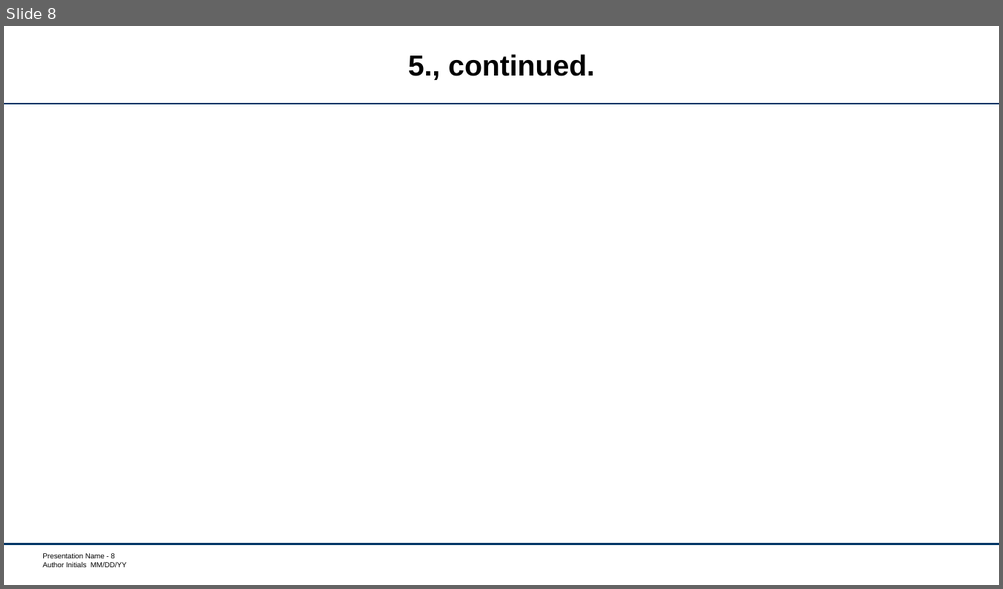
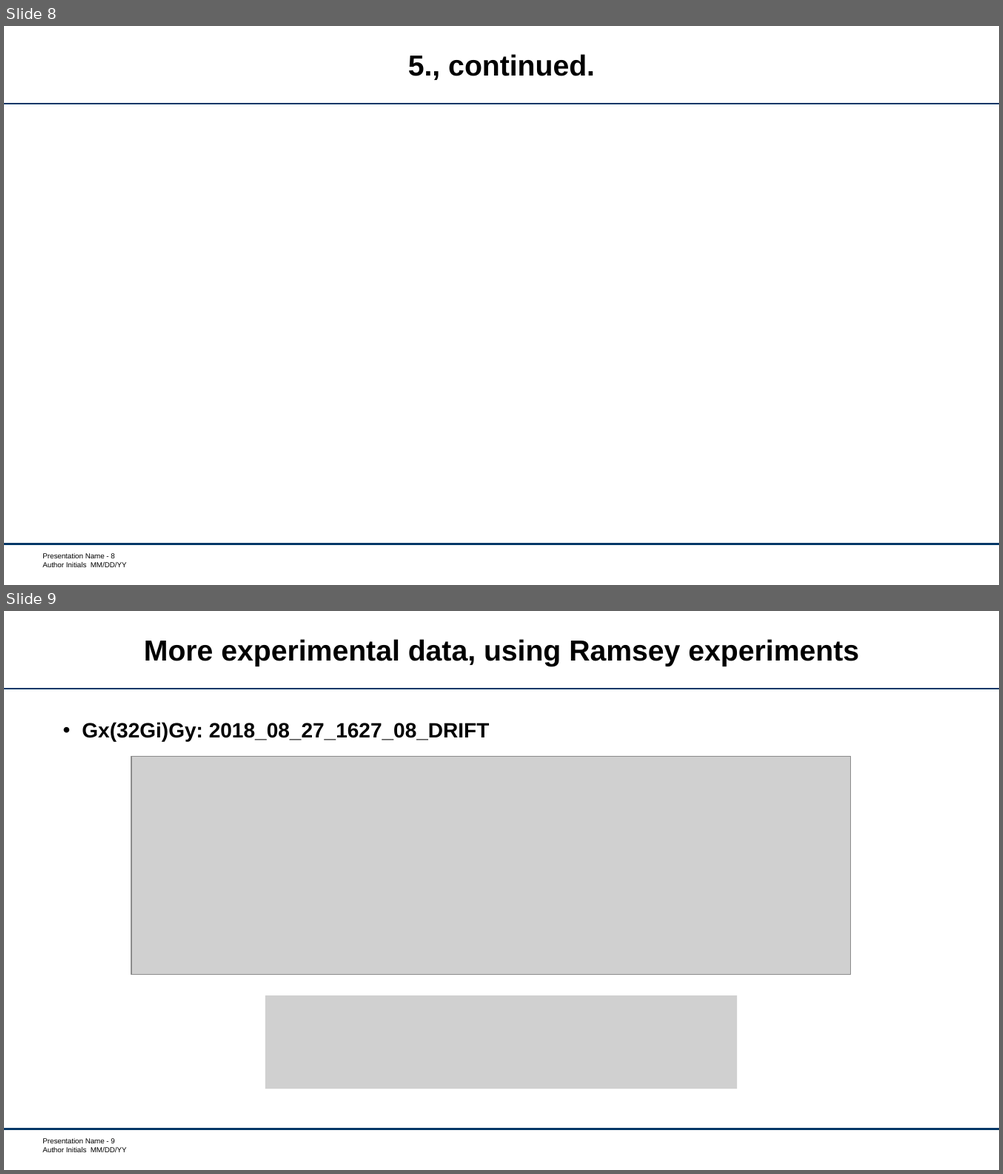
Before and after one commit to garretts-hub/GST_Work, a slide deck: 2018_09_04DriftUpdate.pptx. Shown one above the other, each under a label of ours: slide 8 before the commit, slides 8 and 9 after it. The pictures are 1003x589 and 1003x1174 pixels, drawn with LibreOffice and Linux fonts; fonts in the diff are those of the drawing; grey boxes stand for pictures; background and template pictures are left out. Boxes give left, top, right and bottom in pixels: in the first picture for what was removed or moved away, otherwise in the second. Text is boxed around its words. In the diff, an @@ line names an element or a change of style, - is before the commit and + after.

```diff
--- a/2018_09_04DriftUpdate.pptx
+++ b/2018_09_04DriftUpdate.pptx
@@ slide 9 added at (4,611,999,1170), background #FFFFFF; not listed: 3 template elements that a slide beside it also shows @@
@@ title added at (144,639,859,667), 28 pt, text #000000, bold @@
+More experimental data, using Ramsey experiments
@@ text added at (82,722,489,741), 20 pt, text #000000, bold @@
+• Gx(32Gi)Gy: 2018_08_27_1627_08_DRIFT
@@ picture added at (131,757,851,974) @@
@@ picture added at (265,996,737,1089) @@
```
Also in this commit, not shown: 1 slide changed, 3 other slides added, 3 other files.
